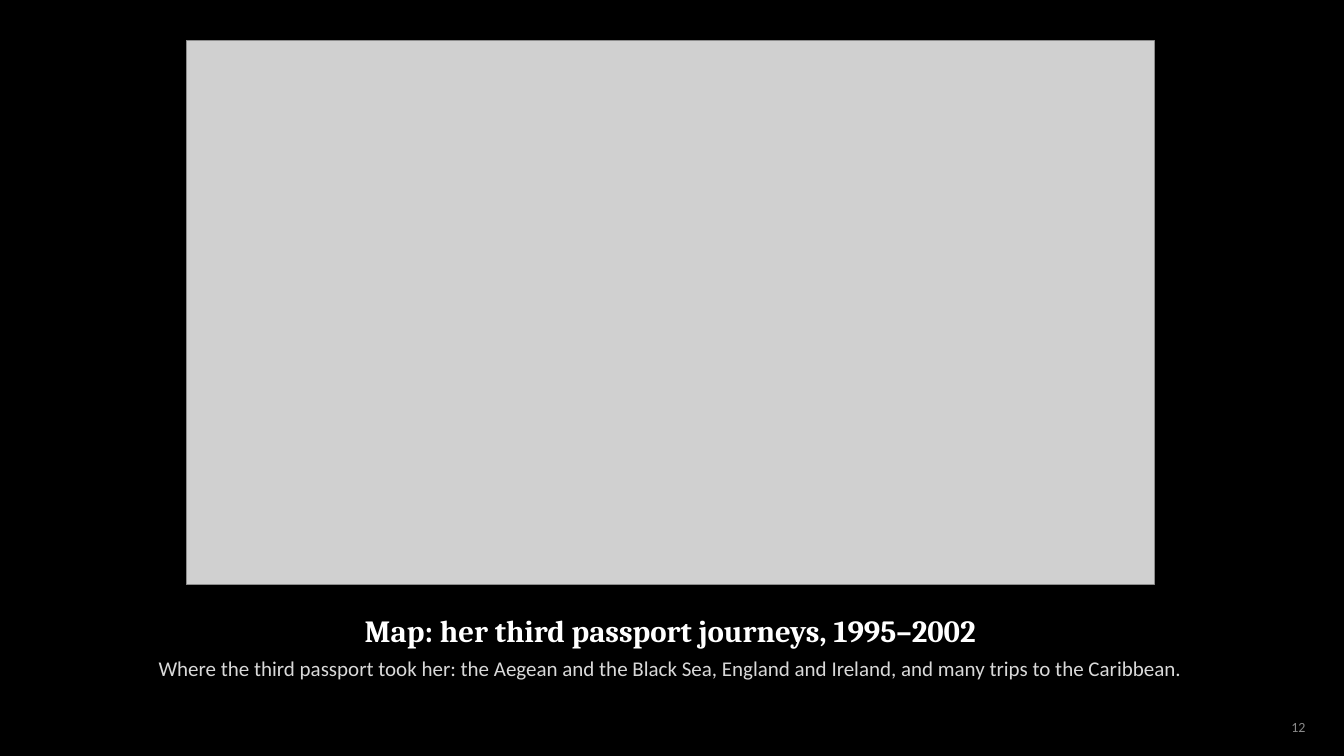
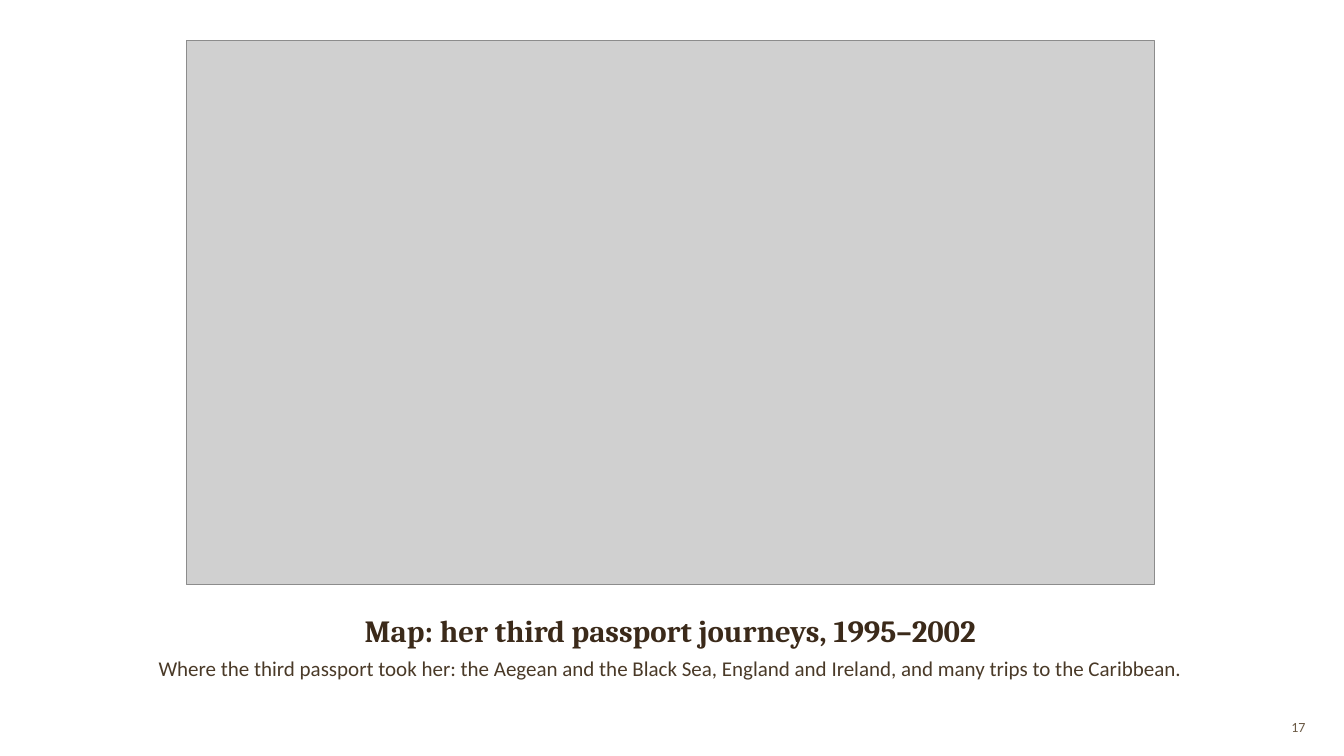
Before and after one commit to arrestle/bobbie-memorial, a slide deck: slide 17 of For Phillip/phillip-slides.pptx (slide 12 before the commit). Drawn at 1344x756 pixels with LibreOffice and Linux fonts; fonts in the diff are those of the drawing; grey boxes stand for pictures; background and template pictures are left out. Boxes give left, top, right and bottom in pixels: in the first picture for what was removed or moved away, otherwise in the second. Text is boxed around its words. In the diff, an @@ line names an element or a change of style, - is before the commit and + after.

```diff
--- a/For Phillip/phillip-slides.pptx
+++ b/For Phillip/phillip-slides.pptx
@@ background #000000 to picture (left out) @@
@@ text "Map: her third passport journeys, ..." at (x1=365, y1=620, x2=976, y2=649): text colour #FFFFFF to #3B2A1A @@
@@ text "Where the third passport took ..." at (x1=159, y1=661, x2=1180, y2=680): text colour #D9D9D9 to #4A3A28 @@
@@ page number at (x1=1291, y1=723, x2=1305, y2=732): text changed; text colour #8A8A8A to #6B5A45 @@
-12
+17
```
Also in this commit, not shown: 5 other slides changed, 4 slides added.
